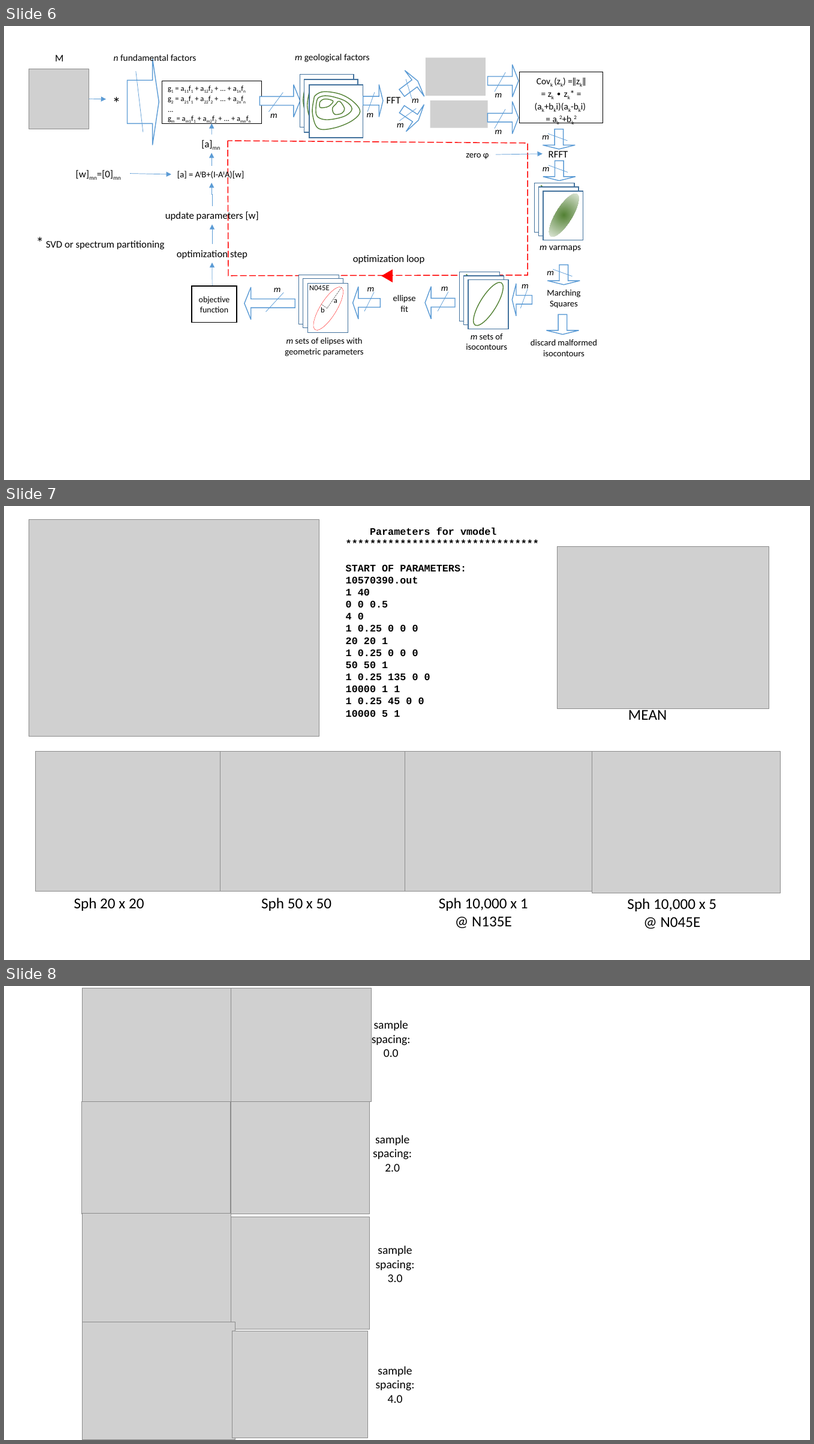
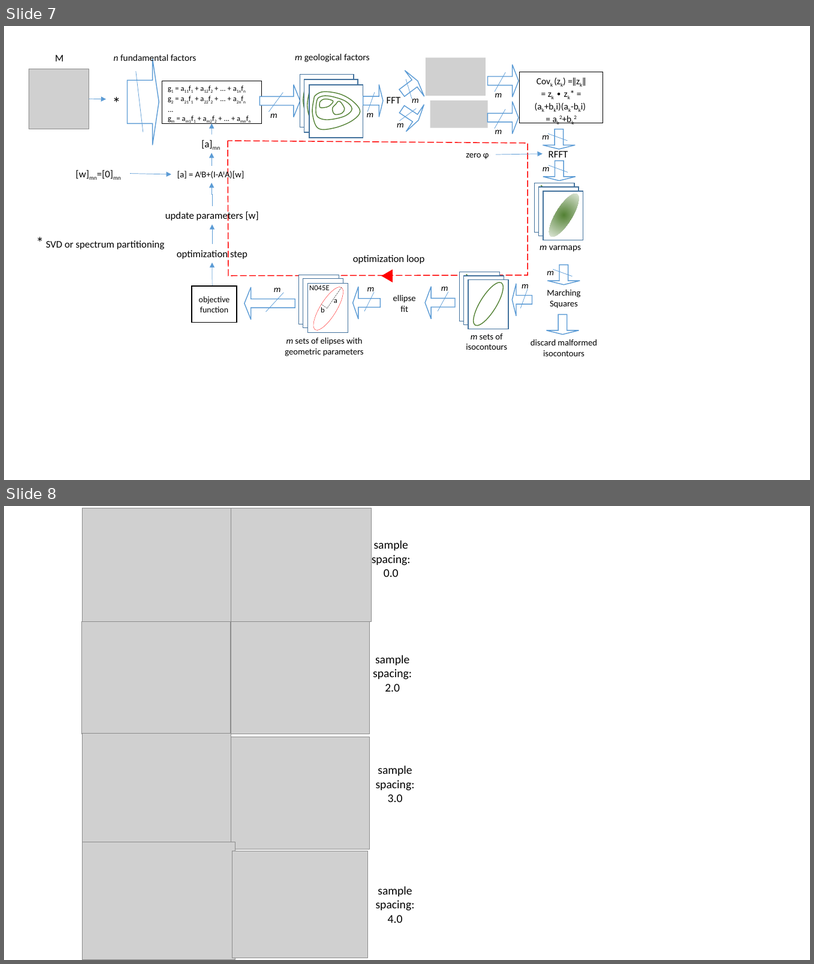
Before and after one commit to PauloCarvalhoRJ/gammaray, a slide deck: docs/figures.pptx. Shown one above the other, each under a label of ours: slides 6, 7 and 8 before the commit, slides 7 and 8 after it. The pictures are 814x1444 and 814x964 pixels, drawn with LibreOffice and Linux fonts; fonts in the diff are those of the drawing; grey boxes stand for pictures. Boxes give left, top, right and bottom in pixels: in the first picture for what was removed or moved away, otherwise in the second. Text is boxed around its words. In the diff, an @@ line names an element or a change of style, - is before the commit and + after.

```diff
--- a/docs/figures.pptx
+++ b/docs/figures.pptx
@@ slide 7 removed at bbox=[4, 506, 810, 960], background #FFFFFF @@
@@ picture removed at bbox=[29, 519, 319, 736] @@
@@ text removed at bbox=[346, 528, 497, 717] @@
-Parameters for vmodel
-********************************
-START OF PARAMETERS:
-10570390.out
-1 40
-0 0 0.5
-4 0
-1 0.25 0 0 0
-20 20 1
-1 0.25 0 0 0
-50 50 1
-1 0.25 135 0 0
-10000 1 1
-1 0.25 45 0 0
-10000 5 1
@@ picture removed at bbox=[558, 547, 770, 709] @@
@@ text removed at bbox=[629, 708, 667, 720] @@
-MEAN
@@ picture removed at bbox=[35, 751, 221, 891] @@
@@ picture removed at bbox=[221, 751, 408, 891] @@
@@ picture removed at bbox=[405, 751, 593, 891] @@
@@ picture removed at bbox=[593, 751, 781, 892] @@
@@ text removed at bbox=[74, 897, 144, 910] @@
-Sph 20 x 20
@@ text removed at bbox=[261, 897, 332, 910] @@
-Sph 50 x 50
@@ text removed at bbox=[439, 897, 528, 926] @@
-Sph 10,000 x 1
-@ N135E
@@ text removed at bbox=[627, 898, 717, 927] @@
-Sph 10,000 x 5
-@ N045E
@@ what was slide 6 is now slide 7 @@
```
Also in this commit, not shown: 1 slide added, 1 other file.
